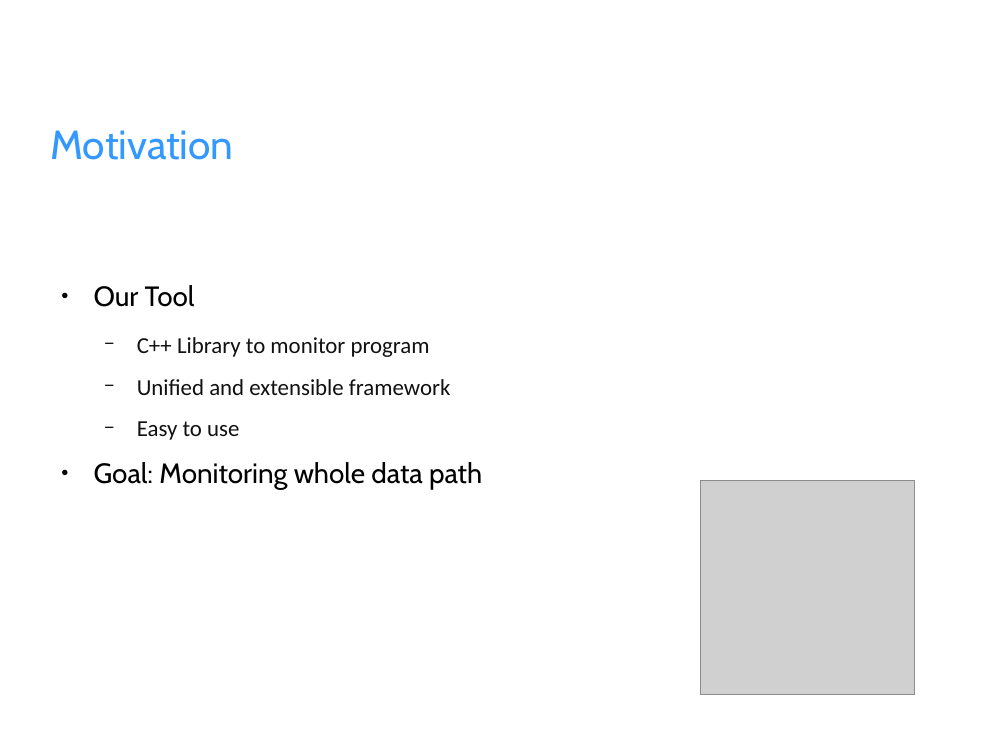
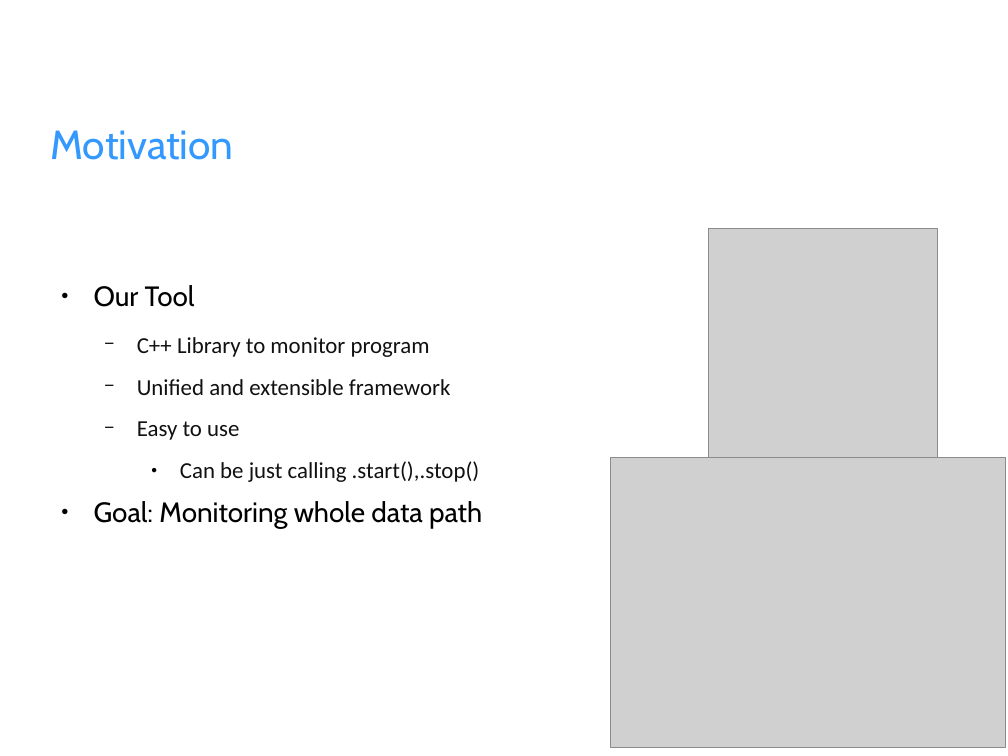
Before and after one commit to fhilprec/HardwareMonitoring, a slide deck: slide 3 of ProjectPresentation.odp. Drawn at 1008x756 pixels with LibreOffice and Linux fonts; fonts in the diff are those of the drawing; grey boxes stand for pictures; background and template pictures are left out. Boxes give left, top, right and bottom in pixels: in the first picture for what was removed or moved away, otherwise in the second. Text is boxed around its words. In the diff, an @@ line names an element or a change of style, - is before the commit and + after.

Commit message:
Motivation ppt

```diff
--- a/ProjectPresentation.odp
+++ b/ProjectPresentation.odp
@@ picture: place and size @@
-picture at (701, 480, 915, 694)
+picture at (709, 229, 938, 457)
@@ text at (180, 461, 480, 482): paragraph added @@
+    ● Can be just calling .start(),.stop()
@@ picture added at (611, 457, 1006, 747) @@
```
